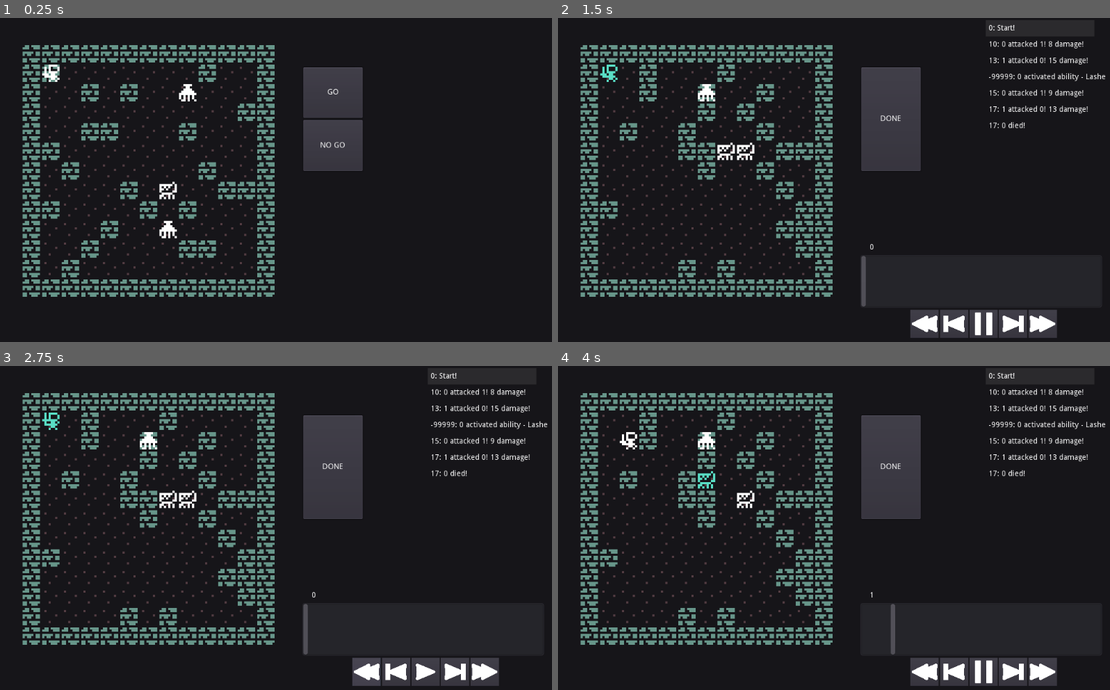
Above: before the commit, frames 1-4 (two rows, left to right).
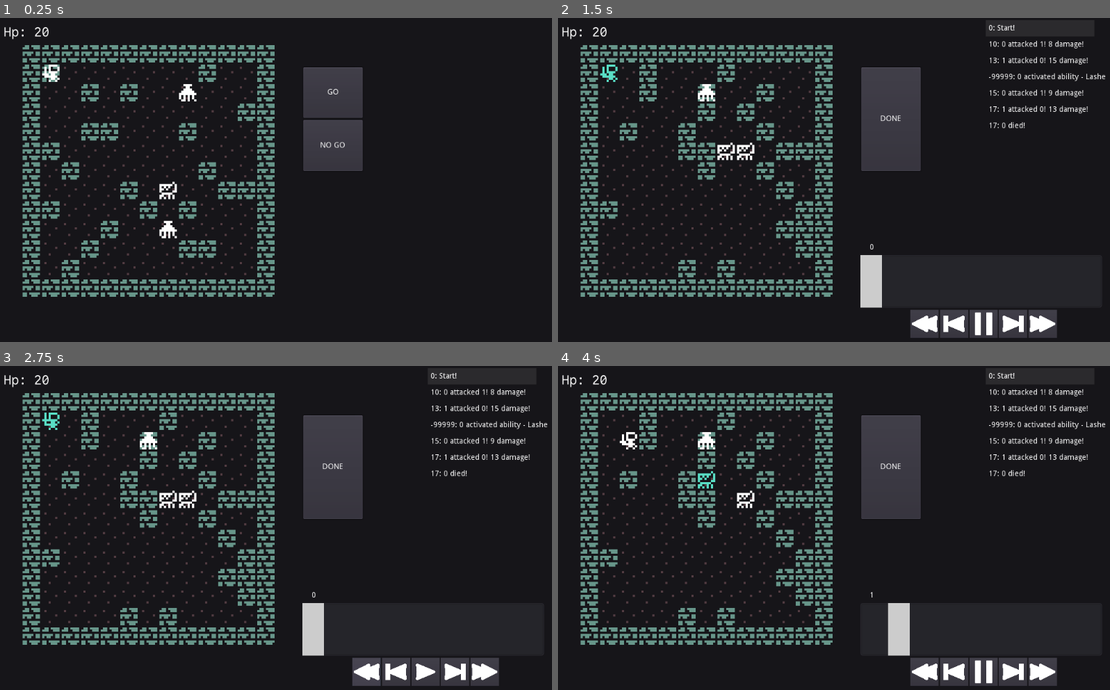
Above: after the commit, the same moments.

Repository: redxaxder/7DRL2024
Game: Godot game, scene res://main.tscn
The game is run twice, just before and just after one commit, with the same random seed, the same clock (stepped at 60 frames per second) and the same inputs.
Inputs (mouse positions are in pixels of both pictures, inside the frame that each line leads up to):
- Up to frame 1 (0.25 s): no input
- Up to frame 2 (1.5 s): click "NO GO" at 0.5 s; click "GO" at 1.25 s
- Up to frame 3 (2.75 s): click (364, 670) at 2 s
- Up to frame 4 (4 s): click (922, 670) at 2.75 s; click (983, 670) at 3.5 s

The runs differ from the first frame. In frame 1, 0.1% of the frame differs, in the area x 0-9%, y 2-7%; in frame 2, 0.7%; in frame 3, 0.7%; in frame 4, 0.8%, in the area x 0-64%, y 2-90%.

Commit message:
display hp and carry it between encounters

Diff:
--- a/main.gd
+++ b/main.gd
@@ -1,7 +1,7 @@
 extends Node2D
 
 var player_stats: StatBlock
-var player_hp: int
+var player_hp: int = 20
 
 var driver: EncounterDriver
 
@@ -39,6 +39,8 @@
 
 func done():
 	# apply encounter consequences (none right now)
+	player_hp = driver.history.final().get_player().cur_hp
+
 	make_encounter()
 	get_node("%DONE").visible = false
 	get_node("%GO").visible = true
@@ -60,6 +62,7 @@
 	player.actor_type = Actor.Type.Player
 	var abil = SkillTree.create_ability(Ability.TargetKind.Self, Ability.TriggerEffectKind.Damage, Ability.AbilityEffectKind.Damage, 1, Ability.TargetKind.Enemies, "Lashed out!")
 	player.append_ability(abil)
+	player.cur_hp = player_hp
 	state.add_actor(player, Vector2(1, 1))
 
 
--- a/main.tscn
+++ b/main.tscn
@@ -9,9 +9,7 @@
 
 [node name="state_view" parent="." instance=ExtResource( 3 )]
 unique_name_in_owner = true
-margin_left = 48.0
 margin_top = 50.0
-margin_right = 548.0
 margin_bottom = 550.0
 
 [node name="history_view" parent="." instance=ExtResource( 2 )]
--- a/playback/ViewHistory.tscn
+++ b/playback/ViewHistory.tscn
@@ -7,6 +7,10 @@
 [ext_resource path="res://graphics/gui/previous-button.svg" type="Texture" id=5]
 [ext_resource path="res://graphics/gui/next-button.svg" type="Texture" id=6]
 [ext_resource path="res://graphics/gui/fast-backward-button.svg" type="Texture" id=7]
+
+[sub_resource type="StyleBoxFlat" id=1]
+border_width_left = 20
+border_width_right = 20
 
 [node name="history_view" type="Control"]
 anchor_right = 1.0
@@ -29,6 +33,7 @@
 margin_bottom = 534.0
 size_flags_horizontal = 3
 size_flags_vertical = 3
+custom_styles/grabber = SubResource( 1 )
 
 [node name="HBoxContainer" type="HBoxContainer" parent="."]
 anchor_right = 1.0
--- a/playback/ViewState.gd
+++ b/playback/ViewState.gd
@@ -36,6 +36,7 @@
 
 func update_view(s: EncounterState, what: EncounterEvent = null):
 	state = s
+	get_node("%player_hp").text = "Hp: %d" % max(0,s.get_player().cur_hp)
 	var display_size: Vector2 = get_rect().size
 	var scale_factor = display_scale(display_size, Constants.MAP_BOUNDARIES.size)
 	var scaled_size = scale_factor * Constants.TILE_ENVELOPE
--- a/playback/ViewState.tscn
+++ b/playback/ViewState.tscn
@@ -1,14 +1,31 @@
-[gd_scene load_steps=3 format=2]
+[gd_scene load_steps=5 format=2]
 
 [ext_resource path="res://playback/ViewState.gd" type="Script" id=1]
+[ext_resource path="res://fonts/CommitMono-400-Regular.otf" type="DynamicFontData" id=2]
+
+[sub_resource type="DynamicFont" id=2]
+size = 24
+font_data = ExtResource( 2 )
 
 [sub_resource type="StyleBoxFlat" id=1]
 bg_color = Color( 0.993382, 0.152941, 1, 0.117647 )
 
 [node name="state_view" type="Control"]
-anchor_right = 1.0
-anchor_bottom = 1.0
+margin_left = 48.0
+margin_top = 51.0
+margin_right = 548.0
+margin_bottom = 551.0
+rect_min_size = Vector2( 500, 500 )
 script = ExtResource( 1 )
+
+[node name="player_hp" type="Label" parent="."]
+unique_name_in_owner = true
+margin_left = -35.0
+margin_top = -38.0
+margin_right = 91.0
+margin_bottom = -11.0
+custom_fonts/font = SubResource( 2 )
+text = "PLAYER HP"
 
 [node name="terrain" type="Control" parent="."]
 unique_name_in_owner = true
Binary file added: fonts/CommitMono-400-Italic.otf
Binary file added: fonts/CommitMono-400-Regular.otf
Binary file added: fonts/CommitMono-700-Italic.otf
Binary file added: fonts/CommitMono-700-Regular.otf
Not shown: 1 places in playback/ViewHistory.tscn that only renumber resources
